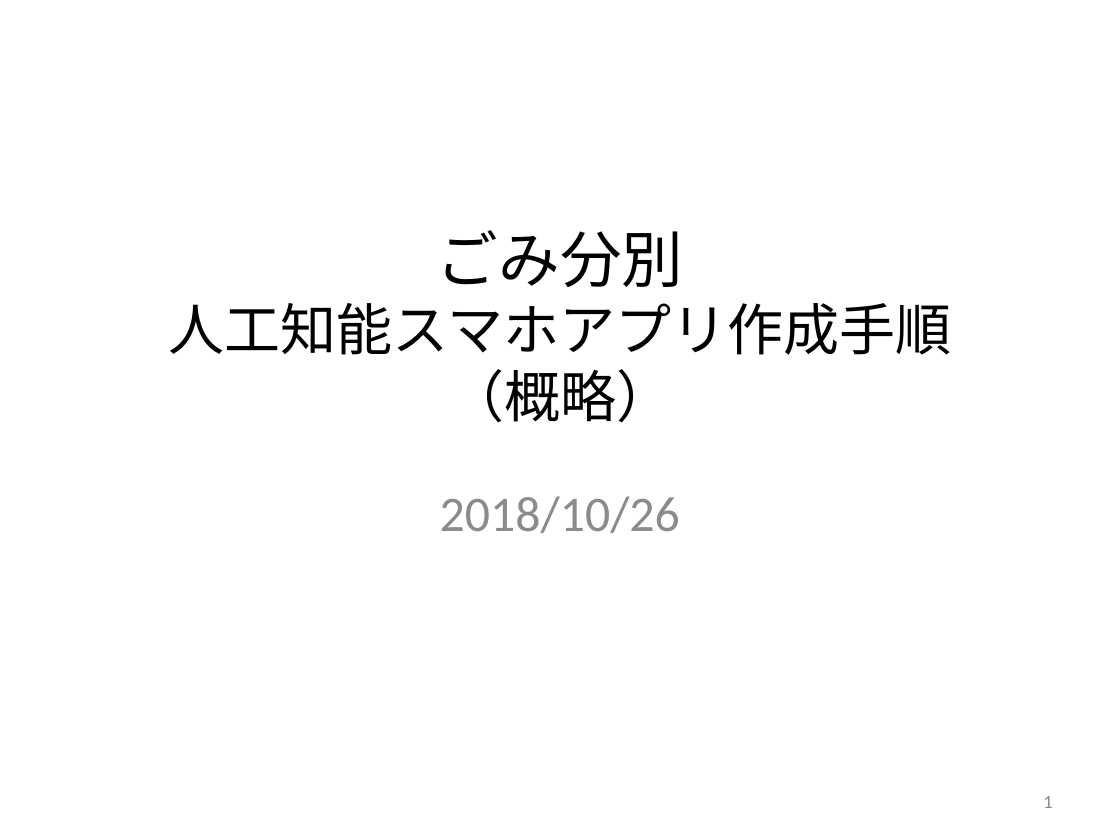
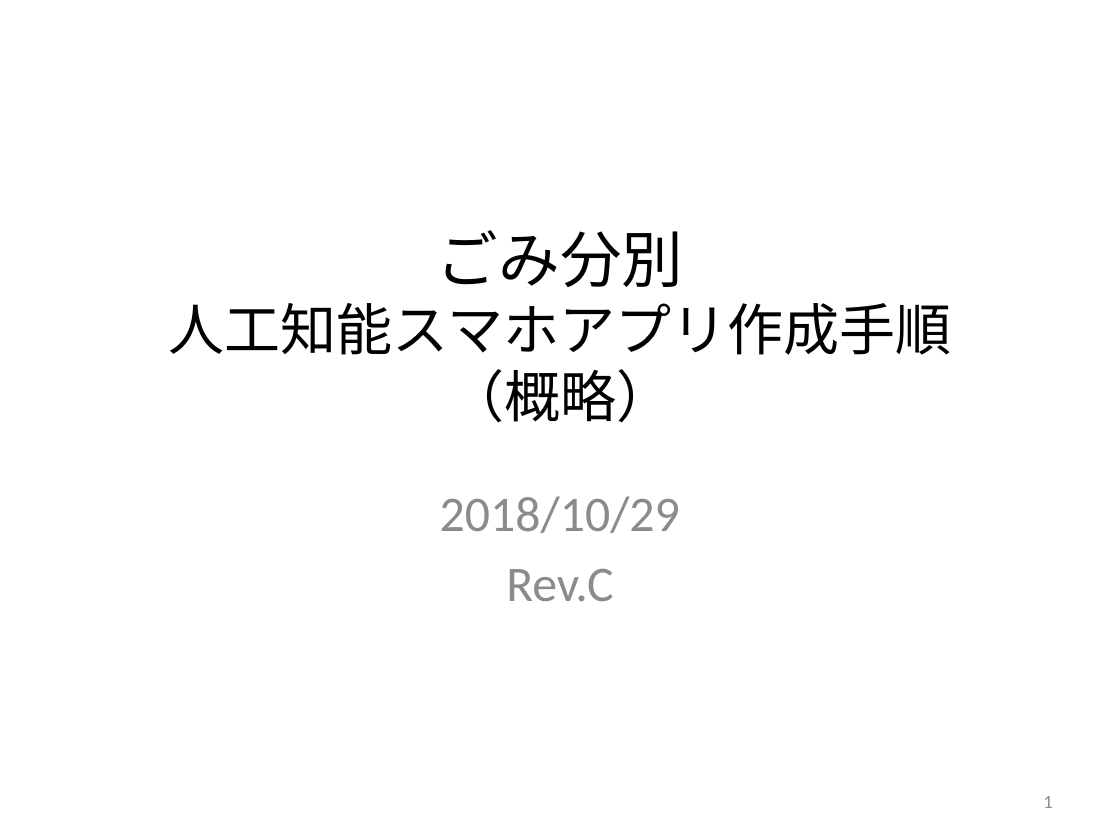
Before and after one commit to keides2/android-yolo-v2, a slide deck: slide 1 of docs/[PPTX] ごみ分別人工知能スマホアプリ作成手順.pptx. Drawn at 1120x840 pixels with LibreOffice and Linux fonts; fonts in the diff are those of the drawing. Boxes give left, top, right and bottom in pixels: in the first picture for what was removed or moved away, otherwise in the second. Text is boxed around its words. In the diff, an @@ line names an element or a change of style, - is before the commit and + after.

```diff
--- a/docs/[PPTX] ごみ分別人工知能スマホアプリ作成手順.pptx
+++ b/docs/[PPTX] ごみ分別人工知能スマホアプリ作成手順.pptx
@@ subtitle at box(440, 496, 680, 601): text changed @@
-2018/10/26
+2018/10/29
+Rev.C
```
Also in this commit, not shown: 3 other slides changed, 5 other files.
